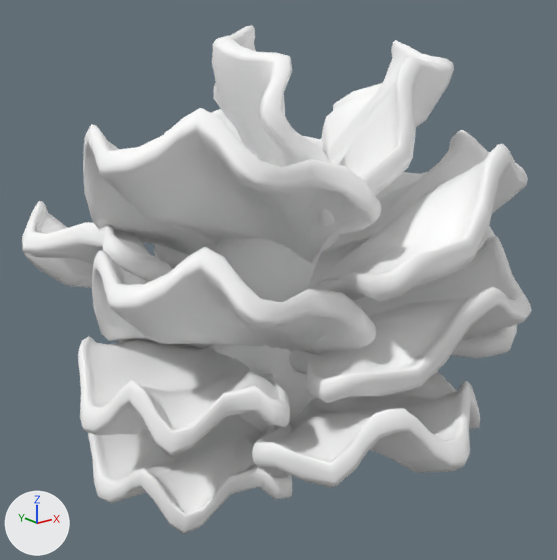
An edit to the FBX model Assets/Models/Nature/Foliage/Corals LODS/Coral_4.fbx, drawn before and after from the same camera.
The view is the same before and after, from a 50 mm lens placed at (6.151, -0.695, 0.523), pointed at (6.758, 0.065, 0.219). Every picture has the same lights, and +X, +Y and +Z are marked at lower left. Objects named as collision shapes, trigger or cutter boxes, shadow casters or lower levels of detail are left out. Where no turn or scale is listed for an object, it has been applied to the vertices. Vertices at the same position are counted once.

Objects in the first picture: 'Coral_4_LOD0'.
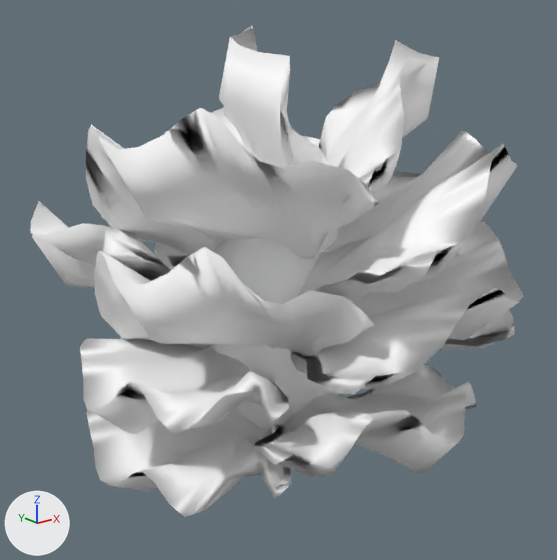
Where the newer file only moved an object's origin or applied its transform, the numbers keep the older frame.

What the commit changed:
me_mesh is used by ob_coral_4_lod0; location (6.789, 0.059, 0.266).
me_mesh had 9791 vertices, 9760 faces and spanned x -0.328..0.328, y -0.303..0.303, z -0.272..0.272.
me_mesh now has 2841 vertices, 2882 faces and spans x -0.321..0.314, y -0.293..0.299, z -0.272..0.272.
me_mesh part 1: 6950 vertices removed from x -0.328..0.328, y -0.303..0.303, z -0.27..0.271.

Location of each change, [x1, y1, x2, y2] in pixels of the pictures (557 x 560 px):
'Coral_4_LOD0', reshaped
    before: [22, 25, 532, 534]
    after: [30, 26, 524, 517]
part 1 of me_mesh, deleted
    before: [22, 25, 532, 534]
